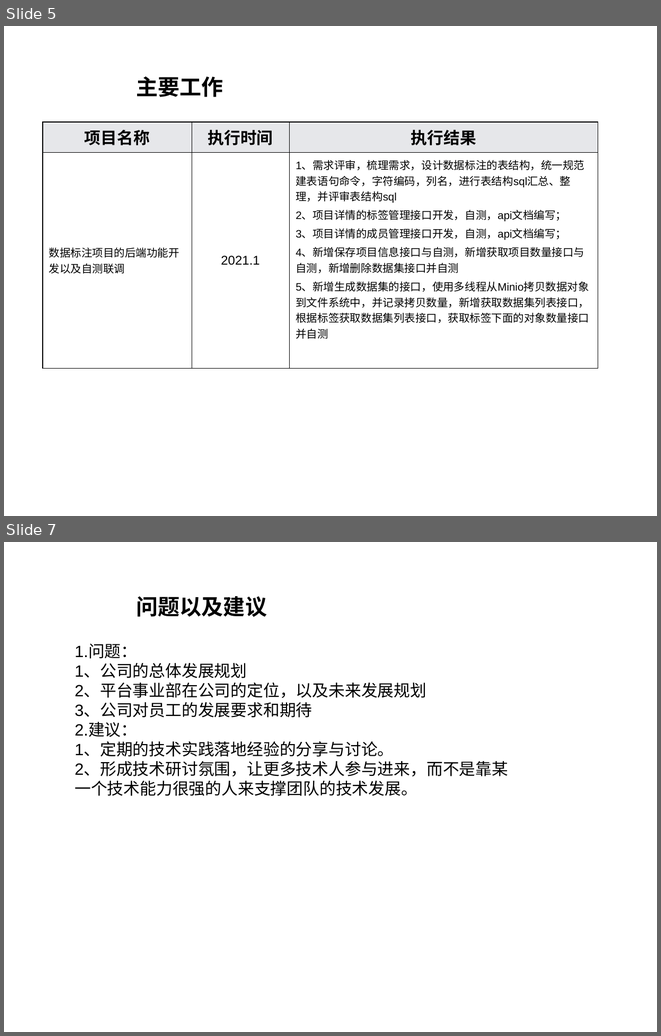
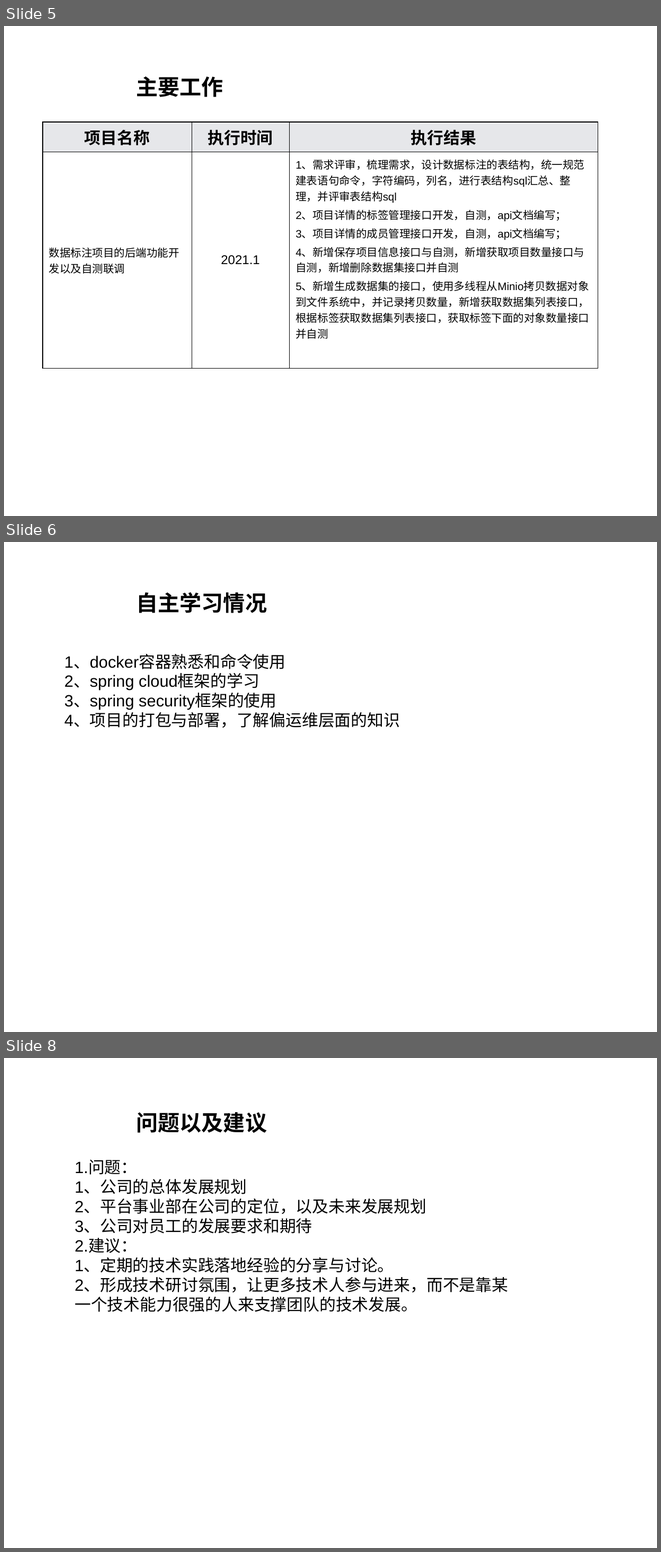
Before and after one commit to Bruce0926/oneworld, a slide deck: 转正申请报告-韦俊保.ppt. Shown one above the other, each under a label of ours: slides 5 and 7 before the commit, slides 5, 6 and 8 after it; the slides between them are not shown. The pictures are 661x1036 and 661x1552 pixels, drawn with LibreOffice and Linux fonts; fonts in the diff are those of the drawing; background and template pictures are left out. Boxes give left, top, right and bottom in pixels: in the first picture for what was removed or moved away, otherwise in the second. Text is boxed around its words. In the diff, an @@ line names an element or a change of style, - is before the commit and + after.

```diff
--- a/转正申请报告-韦俊保.ppt
+++ b/转正申请报告-韦俊保.ppt
@@ slide 6 added at (4,542,657,1032), background #FFFFFF @@
@@ text added at (136,592,267,613), 24 pt, text #000000, bold @@
+自主学习情况
@@ text added at (64,654,400,728), 18 pt, text #000000 @@
+1、docker容器熟悉和命令使用
+2、spring cloud框架的学习
+3、spring security框架的使用
+4、项目的打包与部署，了解偏运维层面的知识
@@ what was slide 7 is now slide 8 @@
```
Also in this commit, not shown: 2 slides changed, 4 other files.
